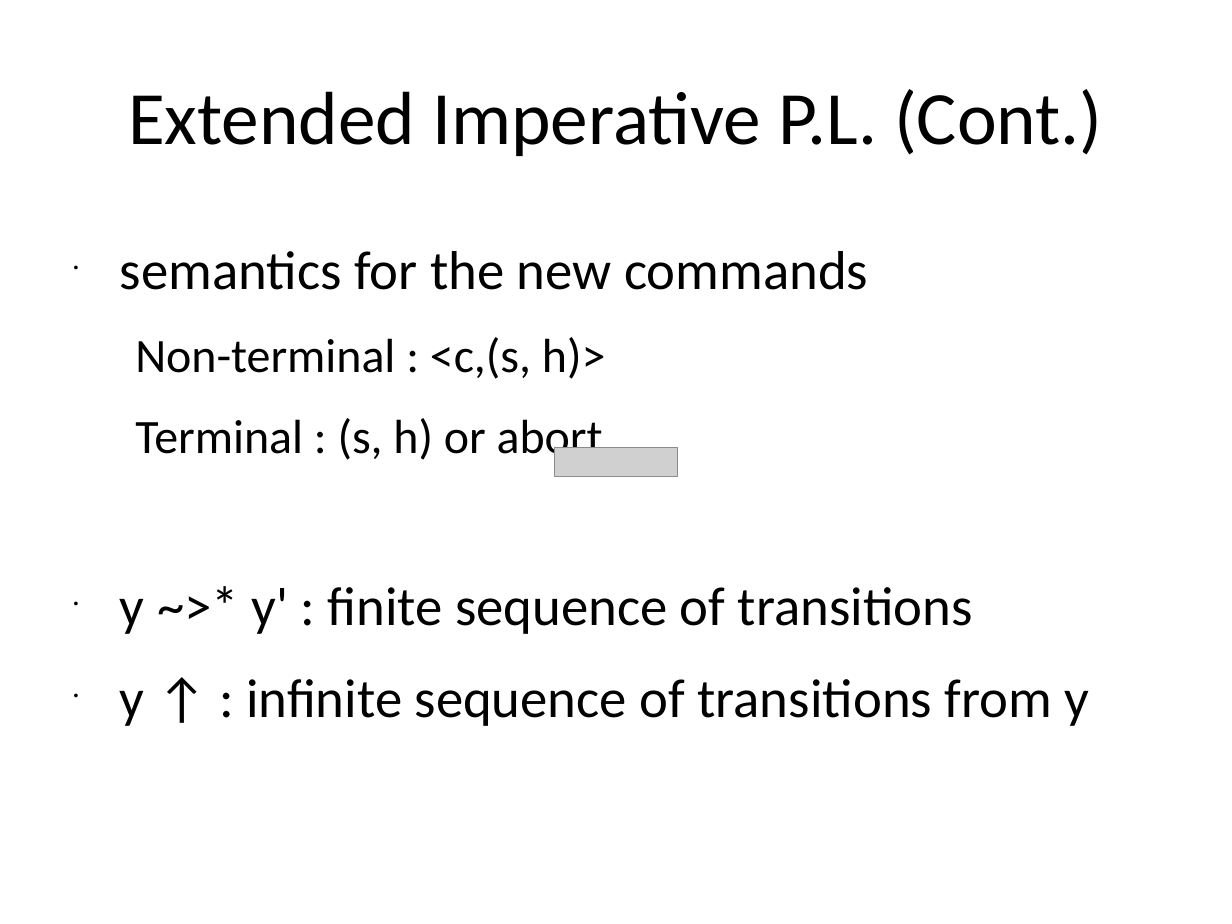
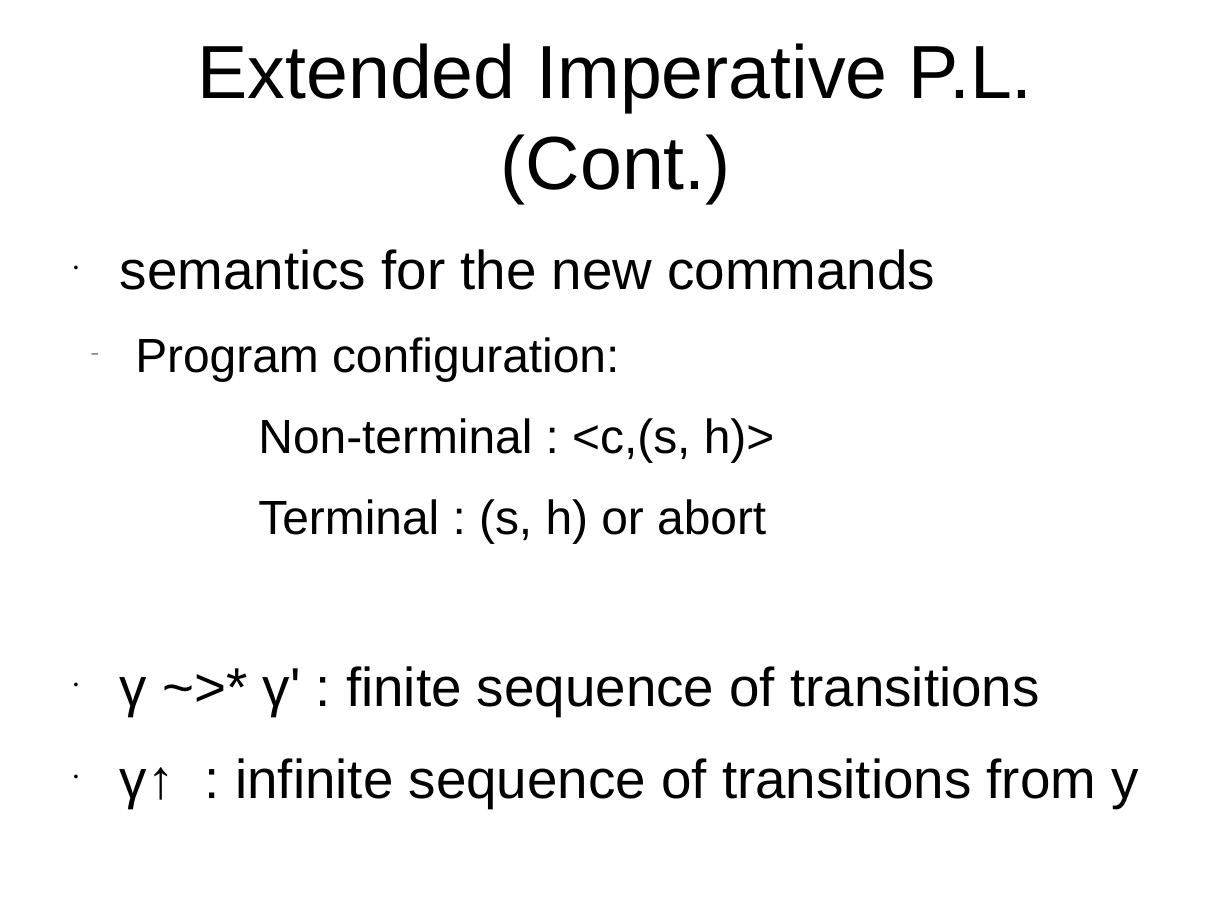
Before and after one commit to xiaohe27/Papers4Courses, a slide deck: slide 8 of FM/presentations/Overview of Separation Logic.ppt. Drawn at 1232x924 pixels with LibreOffice and Linux fonts; fonts in the diff are those of the drawing; grey boxes stand for pictures. Boxes give left, top, right and bottom in pixels: in the first picture for what was removed or moved away, otherwise in the second. Text is boxed around its words. In the diff, an @@ line names an element or a change of style, - is before the commit and + after.

Commit message:
add

```diff
--- a/FM/presentations/Overview of Separation Logic.ppt
+++ b/FM/presentations/Overview of Separation Logic.ppt
@@ title "Extended Imperative P.L. (Cont.)" at (198,43,1033,203): font Calibri to Arial @@
@@ text at (120,249,935,543): font Calibri to Arial in "semantics for the new commands", "Non-terminal : <c,(s, h)>", "Terminal : (s, h) or abort" @@
@@ text at (135,337,619,381): paragraph added @@
+  – Program configuration:
@@ picture removed at (554,447,678,477) @@
@@ text at (120,666,1138,808): text changed; font Calibri to Arial @@
-• y ~>* y' : finite sequence of transitions
-• y ↑ : infinite sequence of transitions from y
+• γ ~>* γ' : finite sequence of transitions
+• γ↑ : infinite sequence of transitions from y
```
Also in this commit, not shown: 19 other slides changed.
